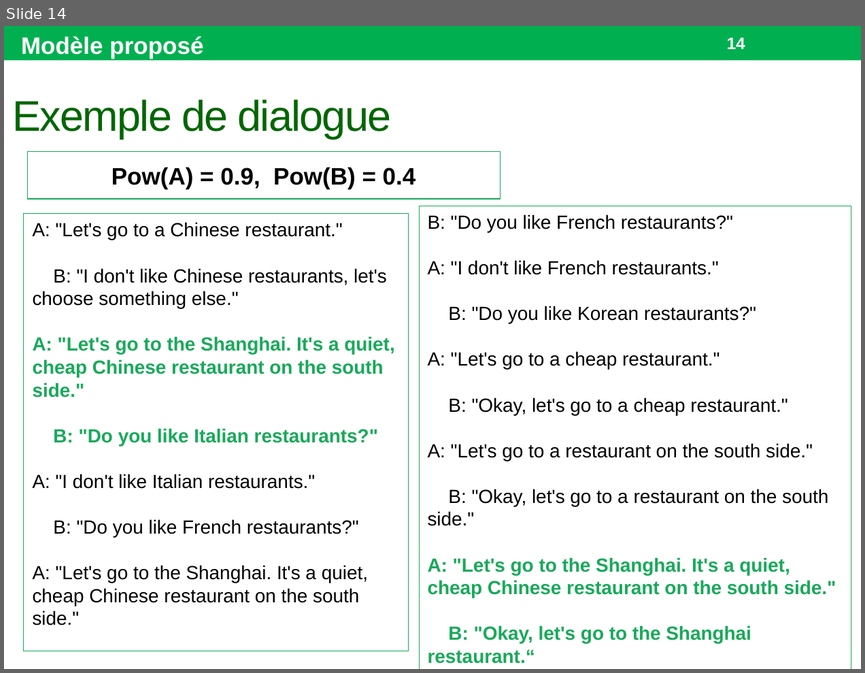
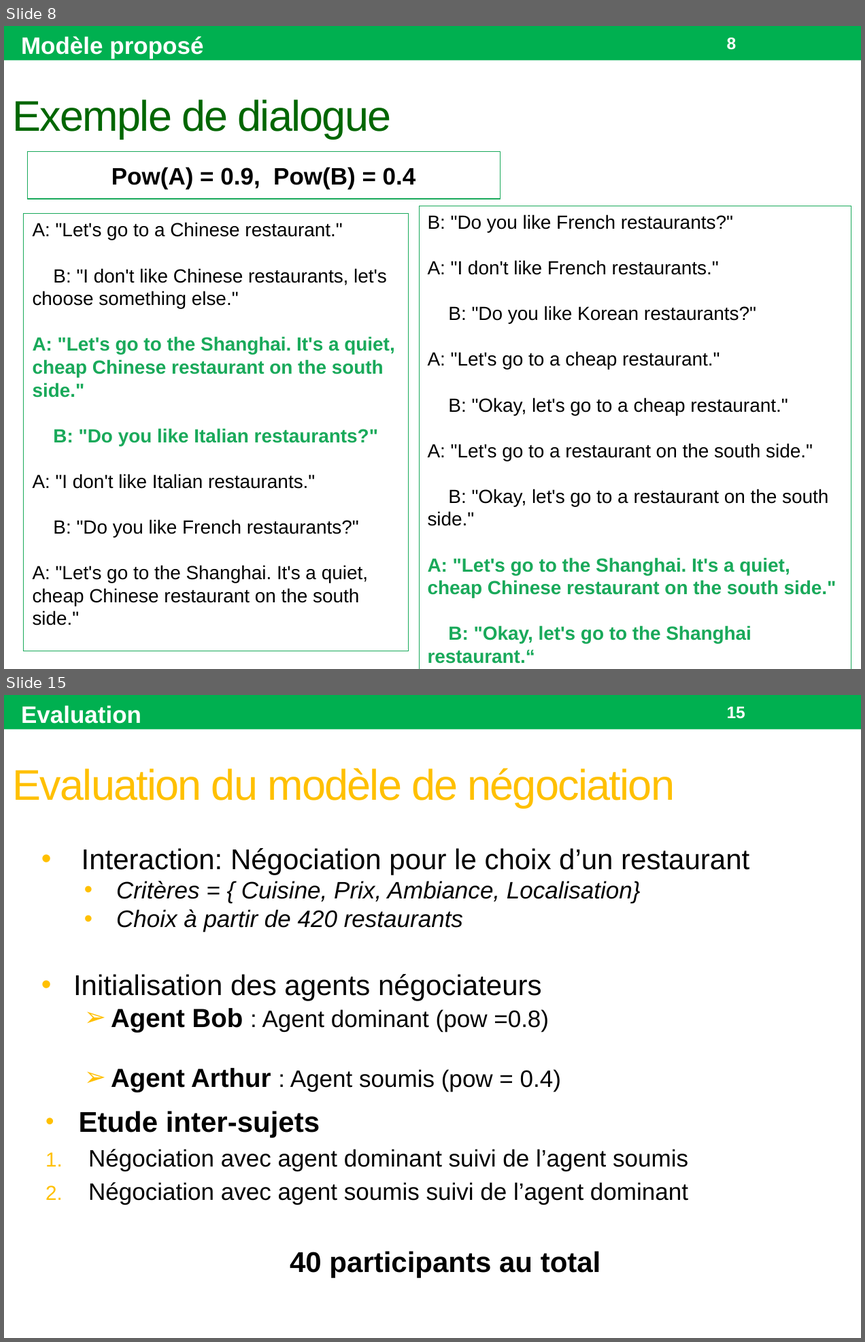
Before and after one commit to Olydia/Discolog, a slide deck: papers/Presentations/GT ACAI 17/GT.pptx. Shown one above the other, each under a label of ours: slide 14 before the commit, slides 8 and 15 after it; the slides between them are not shown. The pictures are 865x673 and 865x1342 pixels, drawn with LibreOffice and Linux fonts; fonts in the diff are those of the drawing. Boxes give left, top, right and bottom in pixels: in the first picture for what was removed or moved away, otherwise in the second. Text is boxed around its words. In the diff, an @@ line names an element or a change of style, - is before the commit and + after.

```diff
--- a/papers/Presentations/GT ACAI 17/GT.pptx
+++ b/papers/Presentations/GT ACAI 17/GT.pptx
@@ slide 15 added at (4,695,861,1338), background #FFFFFF; not listed: 1 template element that a slide beside it also shows @@
@@ text added at (21,705,141,724), 20 pt, text #FFFFFF, bold @@
+Evaluation
@@ page number added at (727,707,745,719), 14 pt, text #FFFFFF, bold @@
+15
@@ title added at (13,768,674,808), 36 pt, text #FFC000 @@
+Evaluation du modèle de négociation
@@ text added at (73,848,749,1092), 20 pt, text #000000 @@
+• Interaction: Négociation pour le choix d’un restaurant
+  • Critères = { Cuisine, Prix, Ambiance, Localisation}
+  • Choix à partir de 420 restaurants
+• Initialisation des agents négociateurs
+  ➢ Agent Bob : Agent dominant (pow =0.8)
+  ➢ Agent Arthur : Agent soumis (pow = 0.4)
@@ text added at (79,1110,688,1277), 20 pt, text #000000 @@
+  • Etude inter-sujets
+  1. Négociation avec agent dominant suivi de l’agent soumis
+  2. Négociation avec agent soumis suivi de l’agent dominant
+  40 participants au total
@@ what was slide 14 is now slide 8 @@
@@ page number at (727,38,736,50): text changed @@
-14
+8
```
Also in this commit, not shown: 5 slides changed, 4 other slides added, 10 slides removed, 2 other files.
